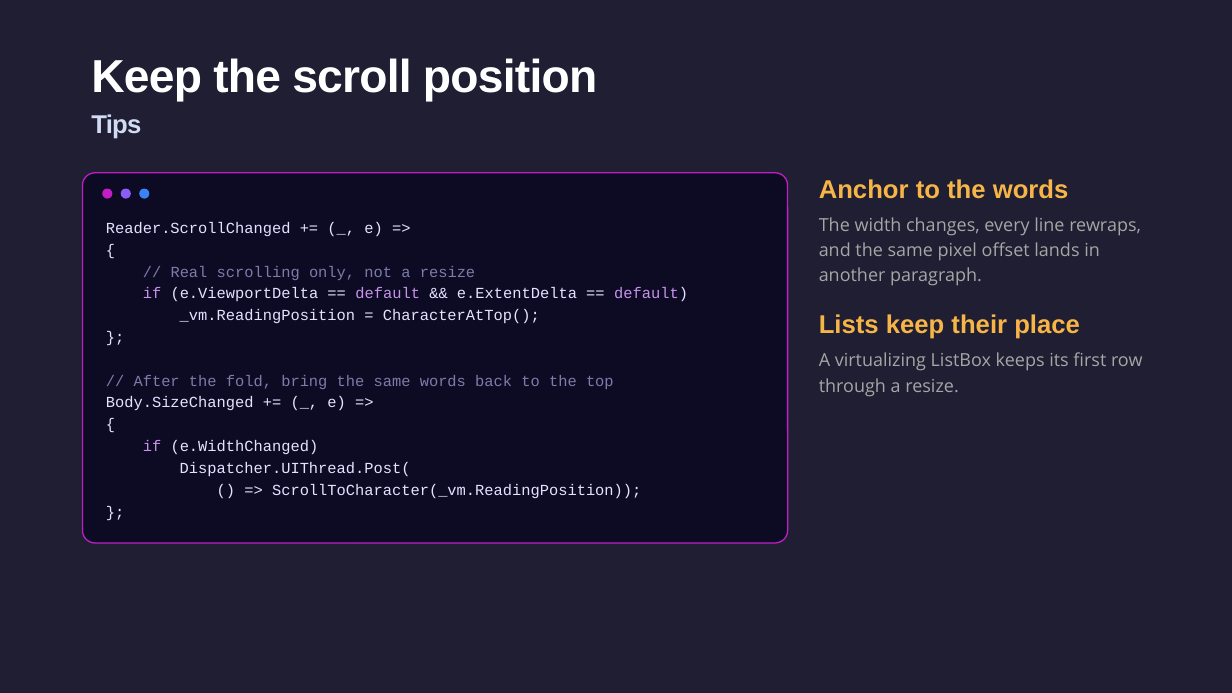
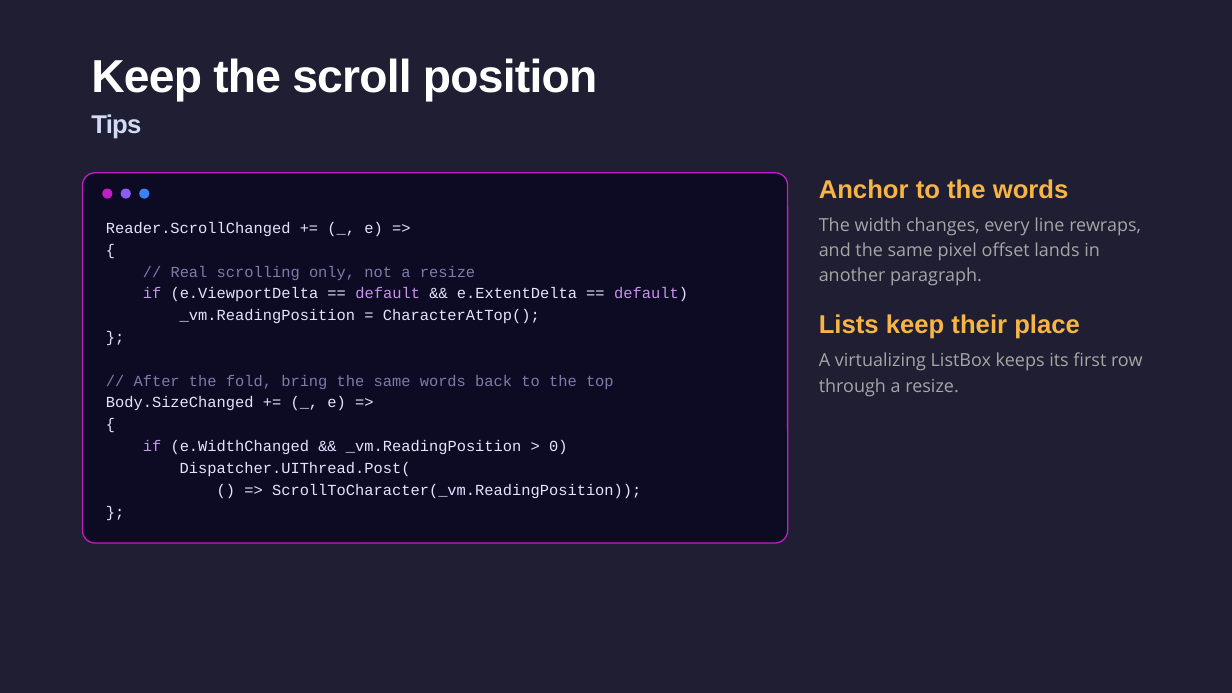
Before and after one commit to jsuarezruiz/dotnetconf2026-avalonia-foldables, a slide deck: slide 26 of Unfold Your UI Foldable Apps with .NET and Avalonia.pptx. Drawn at 1232x693 pixels with LibreOffice and Linux fonts; fonts in the diff are those of the drawing. Boxes give left, top, right and bottom in pixels: in the first picture for what was removed or moved away, otherwise in the second. Text is boxed around its words. In the diff, an @@ line names an element or a change of style, - is before the commit and + after.

```diff
--- a/Unfold Your UI Foldable Apps with .NET and Avalonia.pptx
+++ b/Unfold Your UI Foldable Apps with .NET and Avalonia.pptx
@@ text in rounded rectangle at (143,440,567,455): text changed @@
-if (e.WidthChanged)
+if (e.WidthChanged && _vm.ReadingPosition > 0)
```
Also in this commit, not shown: 1 other slide changed, 1 other file.
